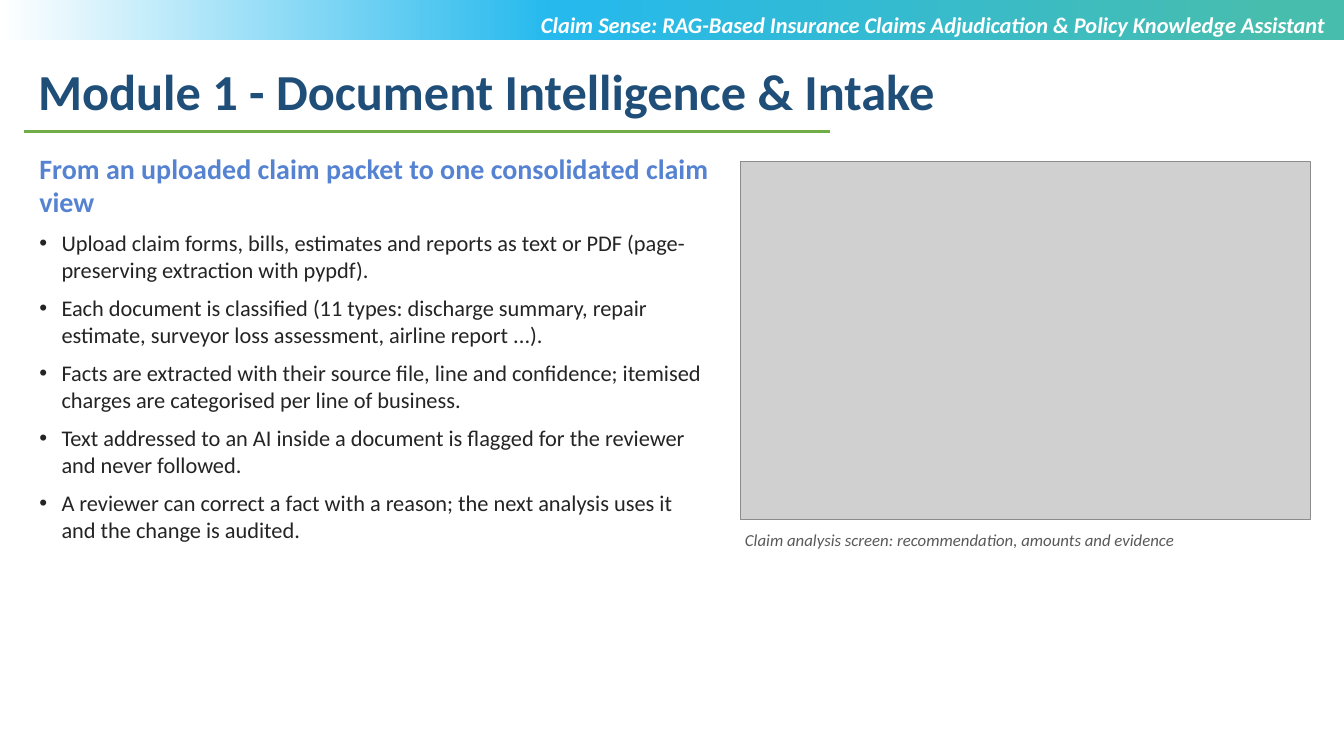
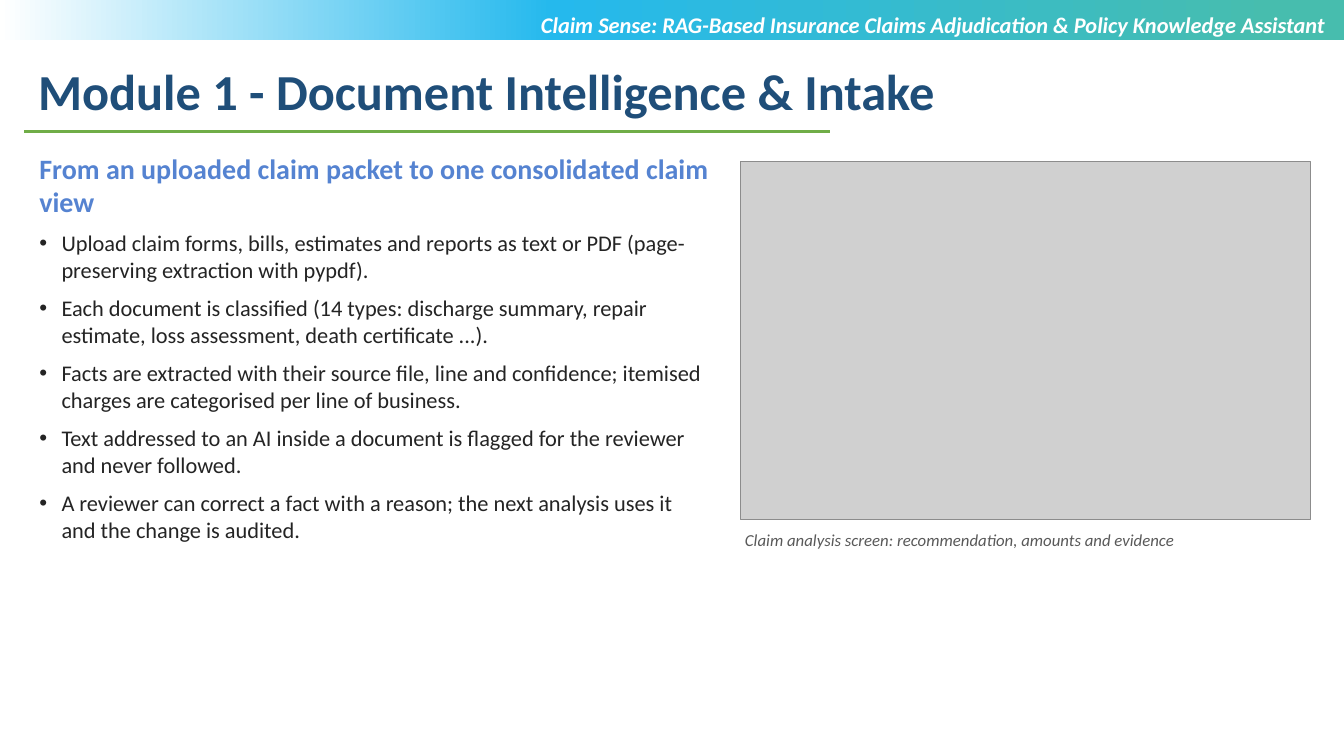
Before and after one commit to sricharansk/CLAIM-SENSE, a slide deck: slide 4 of docs/presentation/Claim_Sense_Review_III_SK_Sricharan.pptx. Drawn at 1344x756 pixels with LibreOffice and Linux fonts; fonts in the diff are those of the drawing; grey boxes stand for pictures; background and template pictures are left out. Boxes give left, top, right and bottom in pixels: in the first picture for what was removed or moved away, otherwise in the second. Text is boxed around its words. In the diff, an @@ line names an element or a change of style, - is before the commit and + after.

```diff
--- a/docs/presentation/Claim_Sense_Review_III_SK_Sricharan.pptx
+++ b/docs/presentation/Claim_Sense_Review_III_SK_Sricharan.pptx
@@ text at [62, 300, 647, 346]: text changed @@
-• Each document is classified (11 types: discharge summary, repair estimate, surveyor loss assessment, airline report ...).
+• Each document is classified (14 types: discharge summary, repair estimate, loss assessment, death certificate ...).
```
Also in this commit, not shown: 9 other slides changed, 39 other files.
